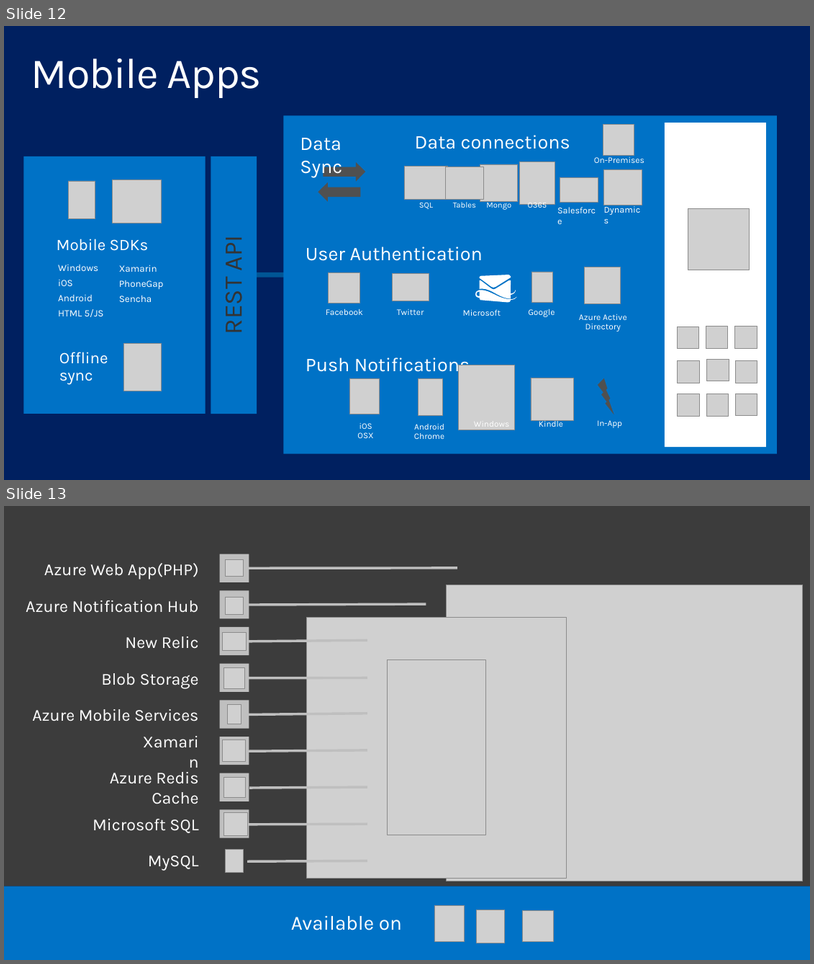
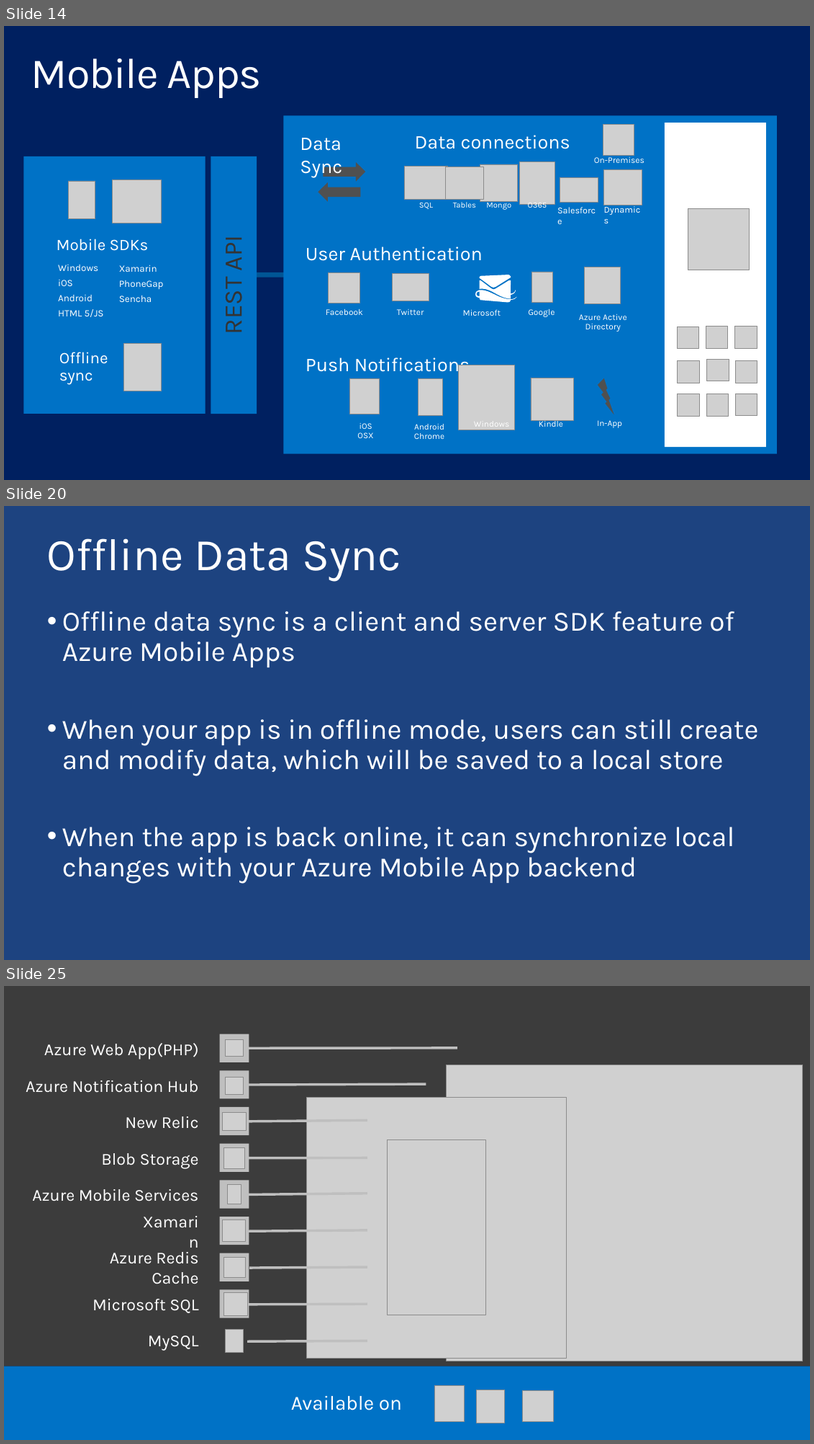
Before and after one commit to kunal-chowdhury/Public-Speakings, a slide deck: 12-Nov-2016, Microsoft Azure MVP Bootcamp/Azure App Services and Universal Windows Platform.pptx. Shown one above the other, each under a label of ours: slides 12 and 13 before the commit, slides 14, 20 and 25 after it; the slides between them are not shown. The pictures are 814x964 and 814x1444 pixels, drawn with LibreOffice and Linux fonts; fonts in the diff are those of the drawing; grey boxes stand for pictures; background and template pictures are left out. Boxes give left, top, right and bottom in pixels: in the first picture for what was removed or moved away, otherwise in the second. Text is boxed around its words. In the diff, an @@ line names an element or a change of style, - is before the commit and + after.

Commit message:
Updated slide 'Azure App Services and Universal Windows Platform' for 'Azure MVP Bootcamp'

```diff
--- a/12-Nov-2016, Microsoft Azure MVP Bootcamp/Azure App Services and Universal Windows Platform.pptx
+++ b/12-Nov-2016, Microsoft Azure MVP Bootcamp/Azure App Services and Universal Windows Platform.pptx
@@ slide 20 added at (x1=4, y1=506, x2=810, y2=960), background picture (left out) @@
@@ title added at (x1=47, y1=538, x2=401, y2=582), 55.1 pt, text #FFFFFF @@
+Offline Data Sync
@@ text added at (x1=62, y1=611, x2=759, y2=883), 34 pt, text #FFFFFF @@
+• Offline data sync is a client and server SDK feature of Azure Mobile Apps
+• When your app is in offline mode, users can still create and modify data, which will be saved to a local store
+• When the app is back online, it can synchronize local changes with your Azure Mobile App backend
@@ what was slide 12 is now slide 14 @@
@@ what was slide 13 is now slide 25 @@
```
Also in this commit, not shown: 3 slides changed, 13 other slides added, 4 slides removed.
